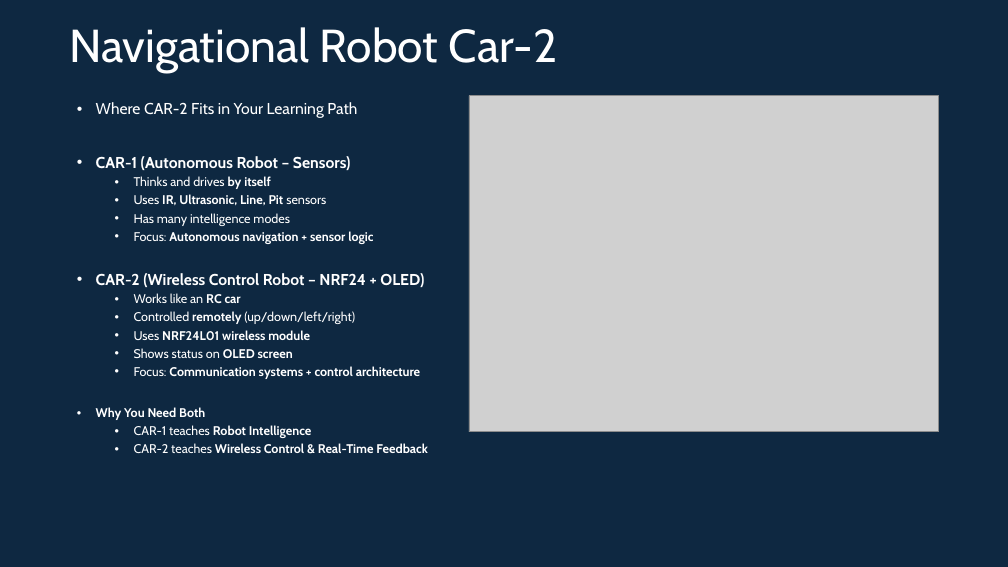
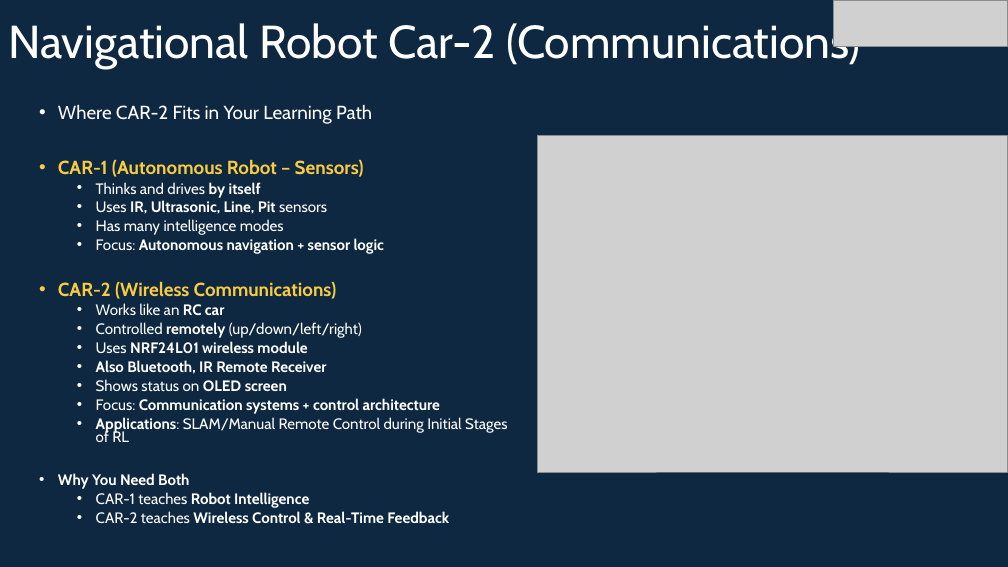
Before and after one commit to info-zas/Training, a slide deck: slide 4 of GPREC/05_Navigational_Robot_Car-2-Comms/ZASRobotics_Car-2.pptx (slide 3 before the commit). Drawn at 1008x567 pixels with LibreOffice and Linux fonts; fonts in the diff are those of the drawing; grey boxes stand for pictures. Boxes give left, top, right and bottom in pixels: in the first picture for what was removed or moved away, otherwise in the second. Text is boxed around its words. In the diff, an @@ line names an element or a change of style, - is before the commit and + after.

```diff
--- a/GPREC/05_Navigational_Robot_Car-2-Comms/ZASRobotics_Car-2.pptx
+++ b/GPREC/05_Navigational_Robot_Car-2-Comms/ZASRobotics_Car-2.pptx
@@ title at (8,19,860,69): text changed @@
-Navigational Robot Car-2
+Navigational Robot Car-2 (Communications)
@@ picture added at (833,0,1007,47) @@
@@ text "Where CAR-2 Fits in Your ...": place and size @@
-text "Where CAR-2 Fits in Your ..." at (96,102,428,453)
+text "Where CAR-2 Fits in Your ..." at (58,105,507,523)
@@ text at (58,105,449,523): size 15 to 18 pt in "Where CAR-2 Fits in Your Learning Path", "CAR-1 (Autonomous Robot – Sensors)"; text colour #FFFFFF to #F9CB40 in "CAR-1 (Autonomous Robot – Sensors)"; size 12 to 14.4 pt in "Thinks and drives by itself", "Uses IR, Ultrasonic, Line, Pit sensors", "Has many intelligence modes", "Focus: Autonomous navigation + sensor logic" and 8 more places; line spacing 0.85 to 0.75 @@
@@ picture: place and size @@
-picture at (469,95,938,432)
+picture at (538,135,1007,472)
@@ text at (58,282,337,299): text changed; size 15 to 18 pt; text colour #FFFFFF to #F9CB40 @@
-• CAR-2 (Wireless Control Robot – NRF24 + OLED)
+• CAR-2 (Wireless Communications)
@@ text at (96,360,326,374): paragraph added @@
+  • Also Bluetooth, IR Remote Receiver
@@ text at (96,417,507,442): paragraph added @@
+  • Applications: SLAM/Manual Remote Control during Initial Stages of RL
```
Also in this commit, not shown: 7 other slides changed, 9 slides added, 4 slides removed.
